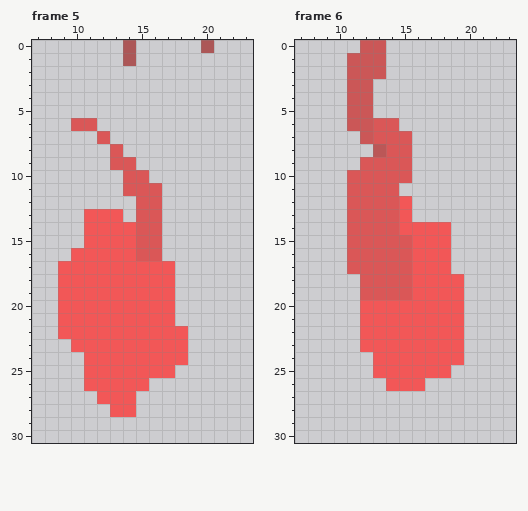
Two states of a pixel-art file, Assets/Artwork/Particles/Flame/Flame.aseprite. This is how it looked before the edit.
32x32 pixels, 6 frames. Colours within 5 levels of each other are drawn and written as one. Shown: frame 5: x 7..23, y 0..30; frame 6: x 7..23, y 0..30. The commit also changed other frames, which this record leaves out.
The result:
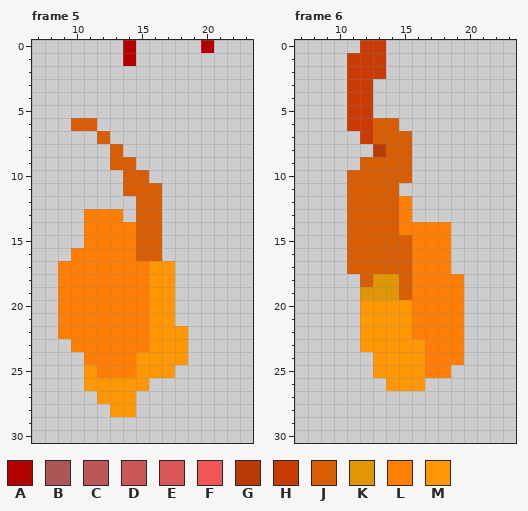
Palette (. is transparent): A #b30000  B #ac5757  C #bb5757  D #cb5757  E #da5757  F #f25757  G #b93b05  H #c83b05  J #d75e05  K #e19705  L #ff7e05  M #ff9705
Diff:
Changed rows in their new state; - is an unchanged pixel.
Frame 5:
first column x 14:
 0 A-----A
 1 A------
first column x 9:
 6 -JJ-------
 7 ---J------
 8 ----J-----
 9 ----JJ----
10 -----JJ---
11 -----JJJ--
12 ------JJ--
13 --LLL-JJ--
14 --LLLLJJ--
15 --LLLLJJ--
16 -LLLLLJJ--
17 LLLLLLLMM-
18 LLLLLLLMM-
19 LLLLLLLMM-
20 LLLLLLLMM-
21 LLLLLLLMM-
22 LLLLLLLMMM
23 -LLLLLLMMM
24 --LLLLMMMM
25 --MLLLMMM-
26 --MMMMM---
27 ---MMM----
28 ----MM----
Frame 6:
first column x 11:
 0 -HH------
 1 HHH------
 2 HHH------
 3 HH-------
 4 HH-------
 5 HH-------
 6 HHJJ-----
 7 -HJJJ----
 8 --GJJ----
 9 -JJJJ----
10 JJJJJ----
11 JJJJ-----
12 JJJJL----
13 JJJJL----
14 JJJJLLLL-
15 JJJJJLLL-
16 JJJJJLLL-
17 JJJJJLLL-
18 -JKKJLLLL
19 -KKKJLLLL
20 -MMMMLLLL
21 -MMMMLLLL
22 -MMMMLLLL
23 -MMMMMLLL
24 --MMMMLLL
25 --MMMMLL-
26 ---MMM---
